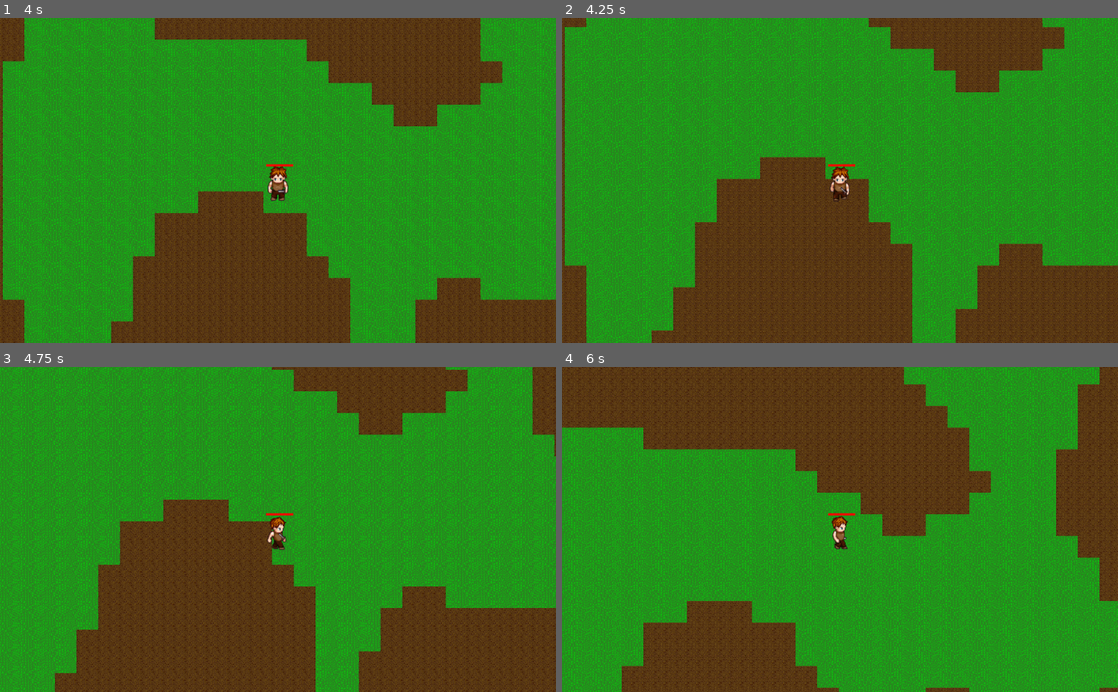
Above: before the commit, frames 1-4 (two rows, left to right).
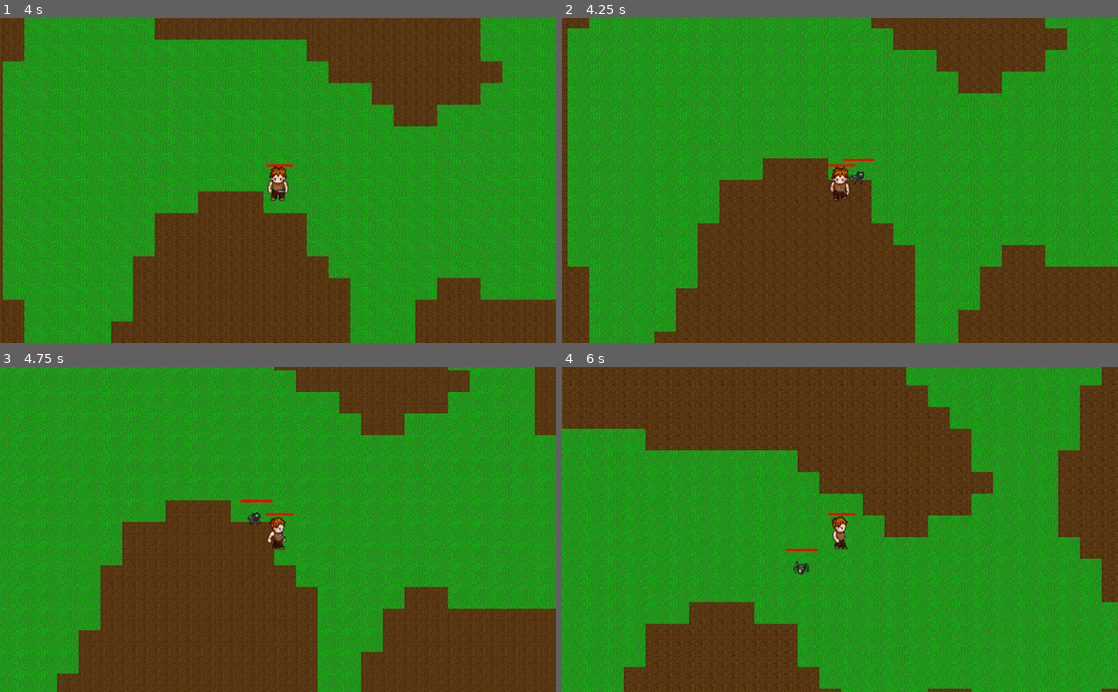
Above: after the commit, the same moments.

Repository: afonsolage/Raftel
Game: Godot game, scene res://Scenes/Stages/World.tscn
The game is run twice, just before and just after one commit, with the same random seed, the same clock (stepped at 60 frames per second) and the same inputs.
Inputs:
- Up to frame 1 (4 s): tap Enter at 0.5 s; hold Ctrl 0.53-1.28 s; hold W (ui_up) 0.53-2.03 s; tap Ctrl at 1.35, 2.85 s; hold Ctrl 2.03-2.78 s; hold A (ui_left) 2.03-3.53 s; hold S (ui_down) from 3.53 s (still down); hold Ctrl from 3.53 s (still down)
- Up to frame 2 (4.25 s): keep holding S (ui_down); keep holding Ctrl
- Up to frame 3 (4.75 s): release S (ui_down) at 4.28 s; release Ctrl at 4.28 s; hold D (ui_right) from 4.28 s (still down); tap Ctrl at 4.35 s
- Up to frame 4 (6 s): release D (ui_right) at 5.03 s; hold W (ui_up) 5.03-5.78 s; hold Ctrl 5.03-5.78 s; hold D (ui_right) from 5.78 s (still down); tap Ctrl at 5.85 s

Frame 1 is identical in both runs. In frame 2, 28% of the frame differs, in the area x 0-100%, y 0-100%; in frame 3, 26%; in frame 4, 27%.

Commit message:
First version of monster spawner

Diff:
--- a/Animation/AnimationWalkIdleStateMachine.tres
+++ b/Animation/AnimationWalkIdleStateMachine.tres
@@ -1,90 +1,90 @@
 [gd_resource type="AnimationNodeStateMachine" load_steps=24 format=2]
 
-[sub_resource type="AnimationNodeAnimation" id=20]
+[sub_resource type="AnimationNodeAnimation" id=1]
 animation = "Die"
 
-[sub_resource type="AnimationNodeAnimation" id=1]
+[sub_resource type="AnimationNodeAnimation" id=2]
 animation = "Attack_Left"
 
-[sub_resource type="AnimationNodeAnimation" id=2]
+[sub_resource type="AnimationNodeAnimation" id=3]
 animation = "Attack_Right"
 
-[sub_resource type="AnimationNodeAnimation" id=3]
+[sub_resource type="AnimationNodeAnimation" id=4]
 animation = "Attack_Down"
 
-[sub_resource type="AnimationNodeAnimation" id=4]
+[sub_resource type="AnimationNodeAnimation" id=5]
 animation = "Attack_Up"
 
-[sub_resource type="AnimationNodeBlendSpace2D" id=5]
-blend_point_0/node = SubResource( 1 )
+[sub_resource type="AnimationNodeBlendSpace2D" id=6]
+blend_point_0/node = SubResource( 2 )
 blend_point_0/pos = Vector2( -1, 0 )
-blend_point_1/node = SubResource( 2 )
+blend_point_1/node = SubResource( 3 )
 blend_point_1/pos = Vector2( 1, 0 )
-blend_point_2/node = SubResource( 3 )
+blend_point_2/node = SubResource( 4 )
 blend_point_2/pos = Vector2( 0, 1.1 )
-blend_point_3/node = SubResource( 4 )
+blend_point_3/node = SubResource( 5 )
 blend_point_3/pos = Vector2( 0, -1.1 )
 min_space = Vector2( -1, -1.1 )
 max_space = Vector2( 1, 1.1 )
 blend_mode = 1
 
-[sub_resource type="AnimationNodeAnimation" id=6]
+[sub_resource type="AnimationNodeAnimation" id=7]
 animation = "Idle_Left"
 
-[sub_resource type="AnimationNodeAnimation" id=7]
+[sub_resource type="AnimationNodeAnimation" id=8]
 animation = "Idle_Right"
 
-[sub_resource type="AnimationNodeAnimation" id=8]
+[sub_resource type="AnimationNodeAnimation" id=9]
 animation = "Idle_Down"
 
-[sub_resource type="AnimationNodeAnimation" id=9]
+[sub_resource type="AnimationNodeAnimation" id=10]
 animation = "Idle_Up"
 
-[sub_resource type="AnimationNodeBlendSpace2D" id=10]
-blend_point_0/node = SubResource( 6 )
+[sub_resource type="AnimationNodeBlendSpace2D" id=11]
+blend_point_0/node = SubResource( 7 )
 blend_point_0/pos = Vector2( -1, 0 )
-blend_point_1/node = SubResource( 7 )
+blend_point_1/node = SubResource( 8 )
 blend_point_1/pos = Vector2( 1, 0 )
-blend_point_2/node = SubResource( 8 )
+blend_point_2/node = SubResource( 9 )
 blend_point_2/pos = Vector2( 0, 1.1 )
-blend_point_3/node = SubResource( 9 )
+blend_point_3/node = SubResource( 10 )
 blend_point_3/pos = Vector2( 0, -0.9 )
 min_space = Vector2( -1, -0.92 )
 max_space = Vector2( 1, 1.1 )
 blend_mode = 1
 
-[sub_resource type="AnimationNodeAnimation" id=11]
+[sub_resource type="AnimationNodeAnimation" id=12]
 animation = "Walk_Left"
 
-[sub_resource type="AnimationNodeAnimation" id=12]
+[sub_resource type="AnimationNodeAnimation" id=13]
 animation = "Walk_Right"
 
-[sub_resource type="AnimationNodeAnimation" id=13]
+[sub_resource type="AnimationNodeAnimation" id=14]
 animation = "Walk_Down"
 
-[sub_resource type="AnimationNodeAnimation" id=14]
+[sub_resource type="AnimationNodeAnimation" id=15]
 animation = "Walk_Up"
 
-[sub_resource type="AnimationNodeBlendSpace2D" id=15]
-blend_point_0/node = SubResource( 11 )
+[sub_resource type="AnimationNodeBlendSpace2D" id=16]
+blend_point_0/node = SubResource( 12 )
 blend_point_0/pos = Vector2( -1, 0 )
-blend_point_1/node = SubResource( 12 )
+blend_point_1/node = SubResource( 13 )
 blend_point_1/pos = Vector2( 1, 0 )
-blend_point_2/node = SubResource( 13 )
+blend_point_2/node = SubResource( 14 )
 blend_point_2/pos = Vector2( 0, 1.1 )
-blend_point_3/node = SubResource( 14 )
+blend_point_3/node = SubResource( 15 )
 blend_point_3/pos = Vector2( 0, -1.1 )
 min_space = Vector2( -1, -1.1 )
 max_space = Vector2( 1, 1.1 )
 blend_mode = 1
-
-[sub_resource type="AnimationNodeStateMachineTransition" id=16]
 
 [sub_resource type="AnimationNodeStateMachineTransition" id=17]
 
 [sub_resource type="AnimationNodeStateMachineTransition" id=18]
 
 [sub_resource type="AnimationNodeStateMachineTransition" id=19]
+
+[sub_resource type="AnimationNodeStateMachineTransition" id=20]
 
 [sub_resource type="AnimationNodeStateMachineTransition" id=21]
 
--- a/Scenes/Objects/Monster.tscn
+++ b/Scenes/Objects/Monster.tscn
@@ -387,21 +387,22 @@
 position = Vector2( 0, 1.88988 )
 
 [node name="AnimationPlayer" type="AnimationPlayer" parent="."]
-anims/Attack_Down = SubResource( 13 )
-anims/Attack_Left = SubResource( 12 )
-anims/Attack_Right = SubResource( 14 )
-anims/Attack_Up = SubResource( 15 )
-anims/Die = SubResource( 11 )
-anims/Idle_Down = SubResource( 1 )
-anims/Idle_Left = SubResource( 2 )
-anims/Idle_Right = SubResource( 3 )
-anims/Idle_Up = SubResource( 4 )
-anims/Walk_Down = SubResource( 5 )
-anims/Walk_Left = SubResource( 6 )
-anims/Walk_Right = SubResource( 7 )
-anims/Walk_Up = SubResource( 8 )
+anims/Attack_Down = SubResource( 3 )
+anims/Attack_Left = SubResource( 4 )
+anims/Attack_Right = SubResource( 5 )
+anims/Attack_Up = SubResource( 6 )
+anims/Die = SubResource( 7 )
+anims/Idle_Down = SubResource( 8 )
+anims/Idle_Left = SubResource( 9 )
+anims/Idle_Right = SubResource( 10 )
+anims/Idle_Up = SubResource( 11 )
+anims/Walk_Down = SubResource( 12 )
+anims/Walk_Left = SubResource( 13 )
+anims/Walk_Right = SubResource( 14 )
+anims/Walk_Up = SubResource( 15 )
 
 [node name="Sprite" type="Sprite" parent="."]
+scale = Vector2( 0.5, 0.5 )
 texture = ExtResource( 2 )
 vframes = 5
 hframes = 10
--- a/Scenes/Stages/World.tscn
+++ b/Scenes/Stages/World.tscn
@@ -2,8 +2,8 @@
 
 [ext_resource path="res://Resources/terrain_tileset.tres" type="TileSet" id=1]
 [ext_resource path="res://Scenes/Objects/Player.tscn" type="PackedScene" id=2]
-[ext_resource path="res://Scenes/Objects/Monster.tscn" type="PackedScene" id=3]
 [ext_resource path="res://Scripts/Editor/GenerateTerrain.gd" type="Script" id=4]
+[ext_resource path="res://Scripts/System/MonsterSpawner.gd" type="Script" id=5]
 
 [node name="Root" type="Node2D"]
 position = Vector2( 24, 24 )
@@ -20,8 +20,10 @@
 
 [node name="YSort" type="YSort" parent="."]
 
-[node name="Monster" parent="YSort" instance=ExtResource( 3 )]
-position = Vector2( 1216.81, 826.338 )
-
 [node name="Player" parent="YSort" instance=ExtResource( 2 )]
 position = Vector2( 701.014, 861.693 )
+
+[node name="MonsterSpawner" type="Node" parent="YSort"]
+script = ExtResource( 5 )
+
+[node name="YSort" type="YSort" parent="YSort/MonsterSpawner"]
--- /dev/null
+++ b/Scripts/System/MonsterSpawner.gd
@@ -0,0 +1,46 @@
+extends Node
+
+export(float) var min_size = 0.5
+export(float) var max_size = 1.0
+export(int) var min_activiness = 30
+export(int) var max_activiness = 60
+export(int) var min_aggressiveness = 30
+export(int) var max_aggressiveness = 60
+export(int) var min_move_speed = 80
+export(int) var max_move_speed = 120
+export(int) var max_monster_count = 50
+export(float) var spawn_interval = 1.0
+export(int) var map_size = 64*32
+
+onready var ysort = $YSort
+onready var monster_count = 0
+
+var next_spawn = 1.0
+
+func _physics_process(delta):
+	if monster_count >= max_monster_count:
+		return;
+
+	if next_spawn > 0:
+		next_spawn -= delta
+		return
+
+	next_spawn = spawn_interval
+
+	monster_count += 1
+
+	var mob = load("res://Scenes/Objects/Monster.tscn").instance()
+
+	mob.set("activiness", randi() % max_activiness + (max_activiness - min_activiness))
+	mob.set("aggressiveness", randi() % max_aggressiveness + (max_aggressiveness - min_aggressiveness))
+	mob.set("move_speed", randi() % max_move_speed + (max_move_speed - min_move_speed))
+	mob.position.x = randi() % map_size
+	mob.position.y = randi() % map_size
+
+	var size = randf() * max_size + (max_size - min_size)
+
+	mob.scale.x = size
+	mob.scale.y = size
+
+
+	ysort.add_child(mob)
Not shown: 1 places in Animation/AnimationWalkIdleStateMachine.tres that only renumber resources
Not shown: 16 places in Scenes/Objects/Monster.tscn that only renumber resources
